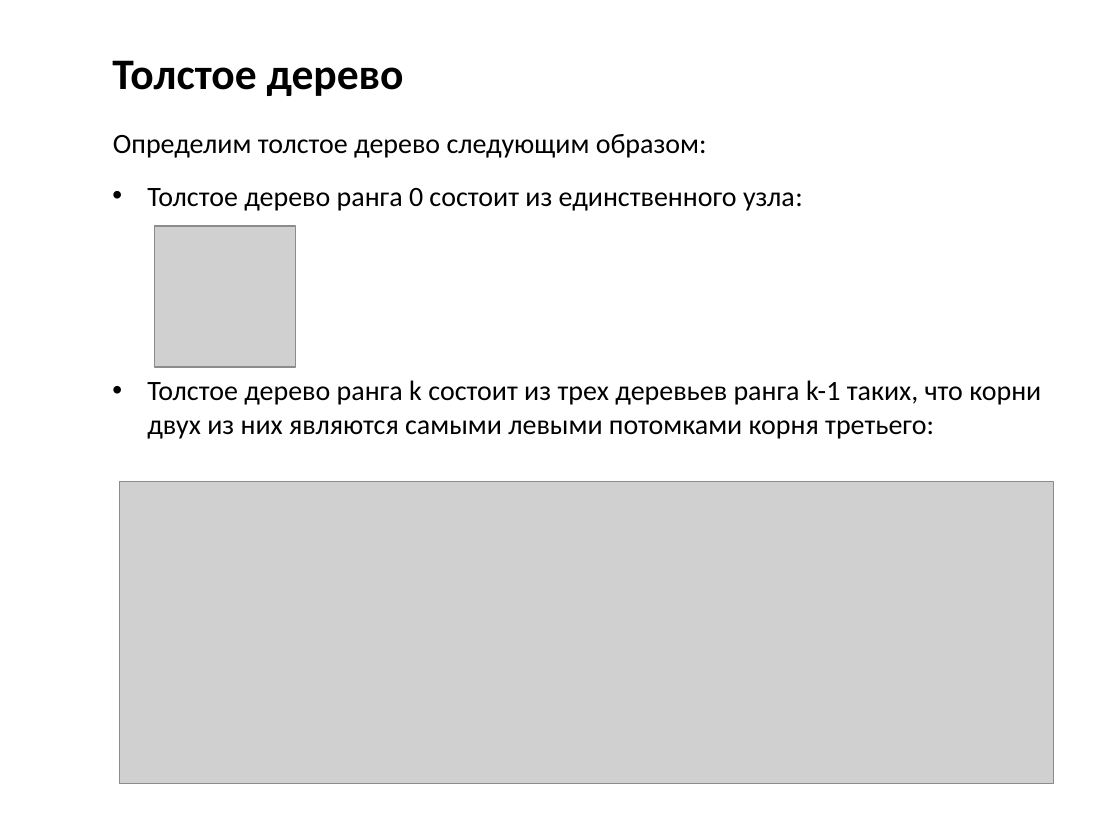
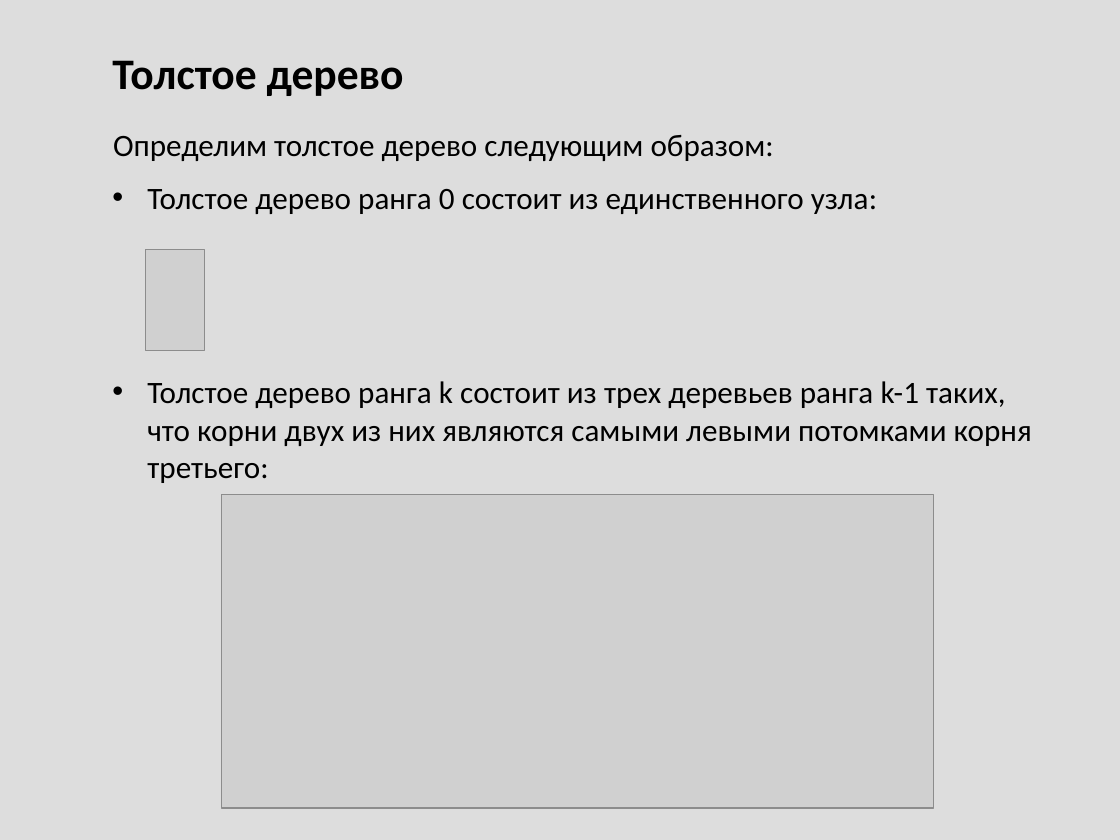
Before and after one commit to Mustang98/ThickHeap, a slide deck: slide 4 of ThickHeap_Presentation.ppsx (slide 3 before the commit). Drawn at 1120x840 pixels with LibreOffice and Linux fonts; fonts in the diff are those of the drawing; grey boxes stand for pictures. Boxes give left, top, right and bottom in pixels: in the first picture for what was removed or moved away, otherwise in the second. Text is boxed around its words. In the diff, an @@ line names an element or a change of style, - is before the commit and + after.

```diff
--- a/ThickHeap_Presentation.ppsx
+++ b/ThickHeap_Presentation.ppsx
@@ background #FFFFFF to #DDDDDD @@
@@ size 18 to 20 pt in 3 elements at (x1=147, y1=381, x2=1032, y2=483), (x1=113, y1=135, x2=774, y2=161), (x1=147, y1=189, x2=877, y2=214) @@
@@ picture removed at (x1=155, y1=226, x2=296, y2=367) @@
@@ picture added at (x1=146, y1=250, x2=205, y2=351) @@
@@ picture resized from (x1=119, y1=482, x2=1053, y2=784) to (x1=222, y1=495, x2=934, y2=809) @@
```
Also in this commit, not shown: 15 other slides changed, 31 slides added, 2 slides removed, 2 other files.
